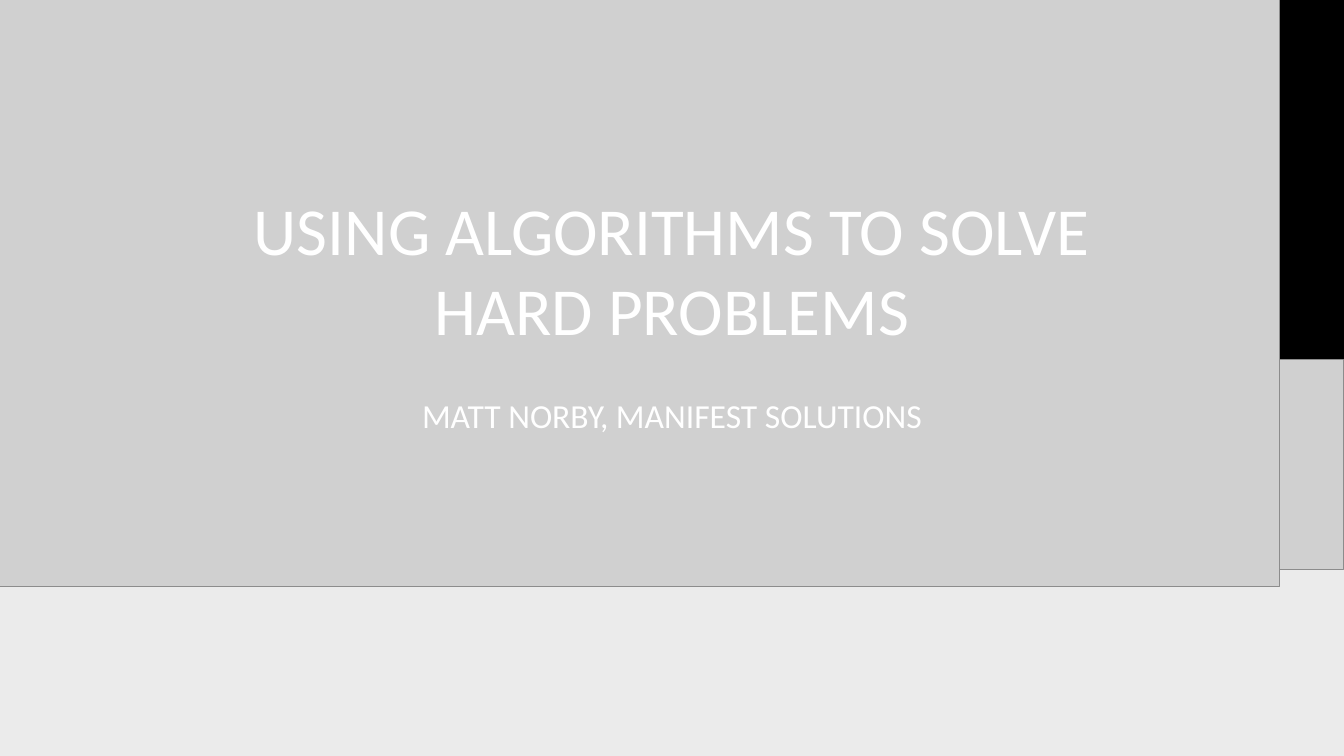
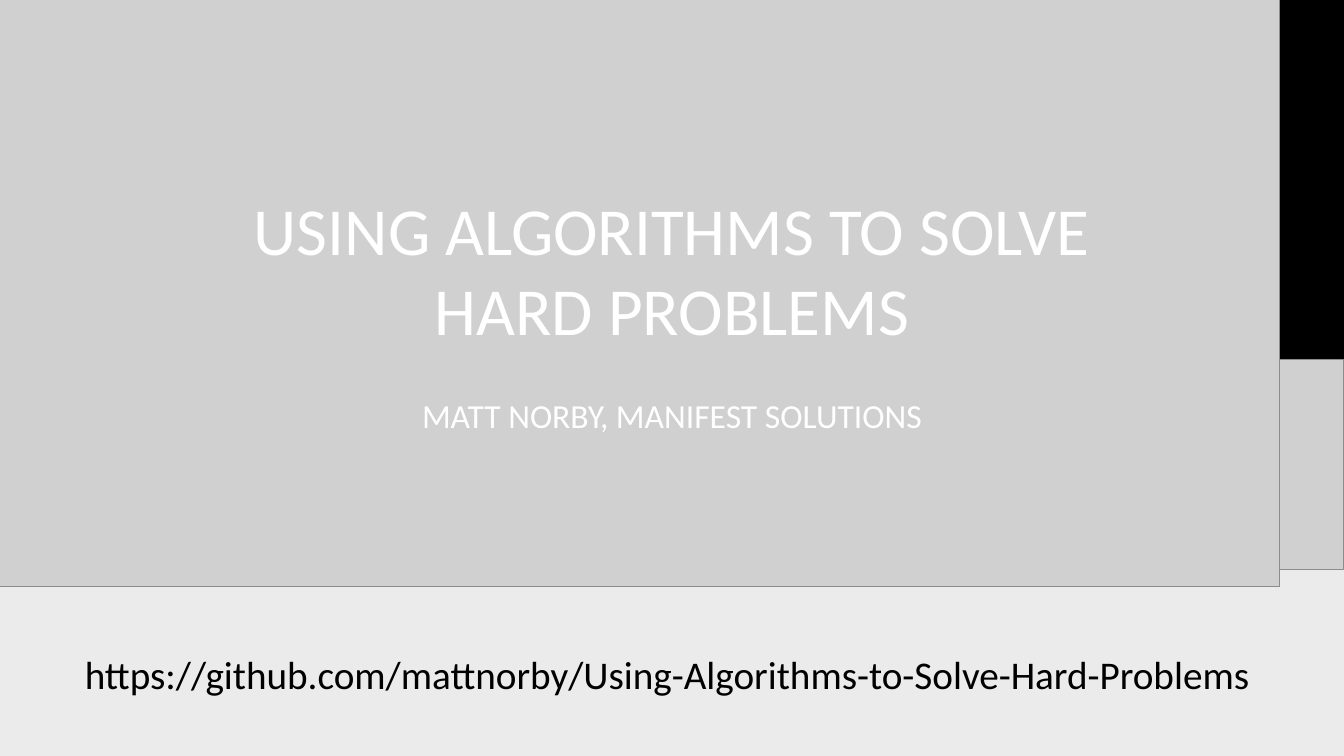
Before and after one commit to mattnorby/Using-Algorithms-to-Solve-Hard-Problems, a slide deck: slide 1 of Using Algorithms to Solve Hard Problems 2022-01-13.pptx. Drawn at 1344x756 pixels with LibreOffice and Linux fonts; fonts in the diff are those of the drawing; grey boxes stand for pictures; background and template pictures are left out. Boxes give left, top, right and bottom in pixels: in the first picture for what was removed or moved away, otherwise in the second. Text is boxed around its words. In the diff, an @@ line names an element or a change of style, - is before the commit and + after.

Commit message:
Remove "to do" slide

```diff
--- a/Using Algorithms to Solve Hard Problems 2022-01-13.pptx
+++ b/Using Algorithms to Solve Hard Problems 2022-01-13.pptx
@@ text added at (x1=85, y1=661, x2=1249, y2=696), 28 pt, text #000000 @@
+https://github.com/mattnorby/Using-Algorithms-to-Solve-Hard-Problems
```
Also in this commit, not shown: 1 slide removed.
